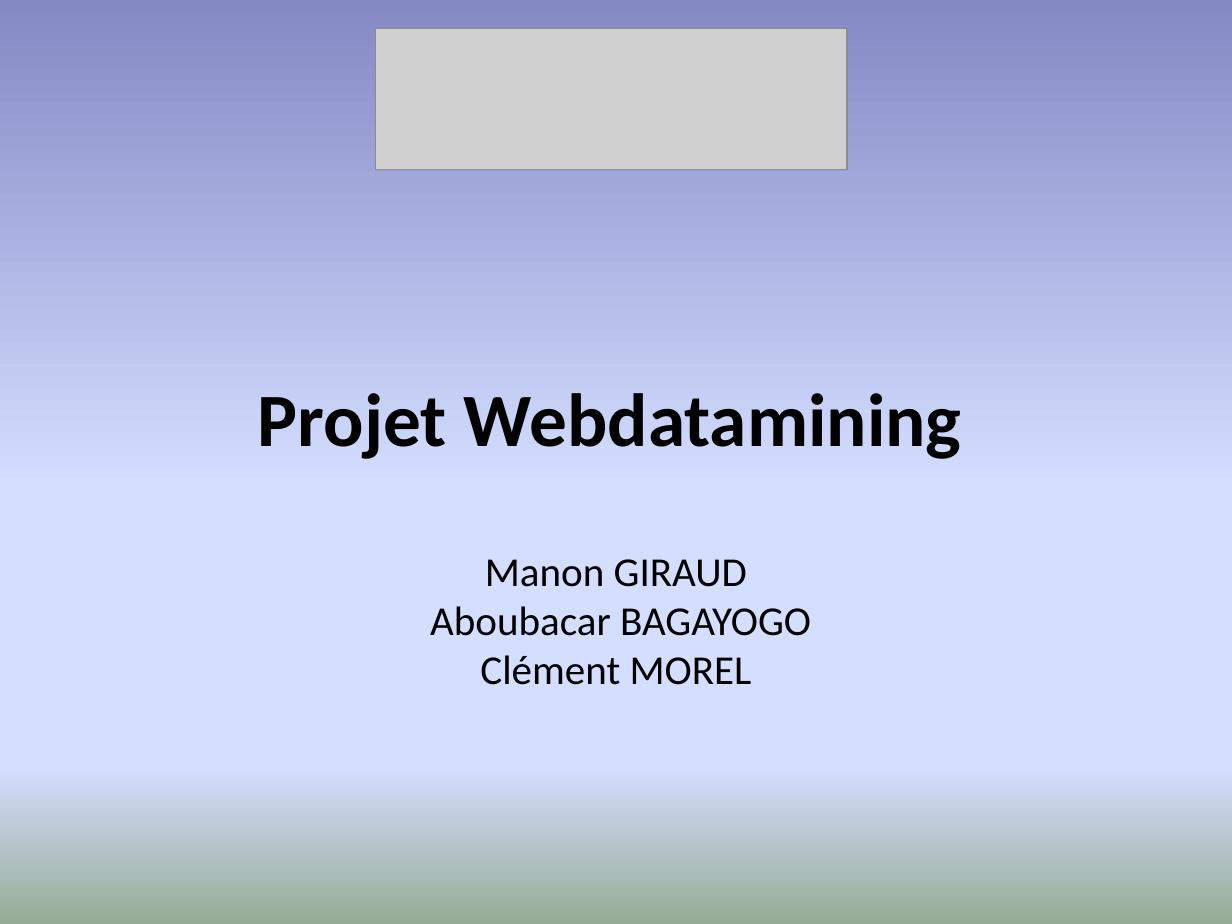
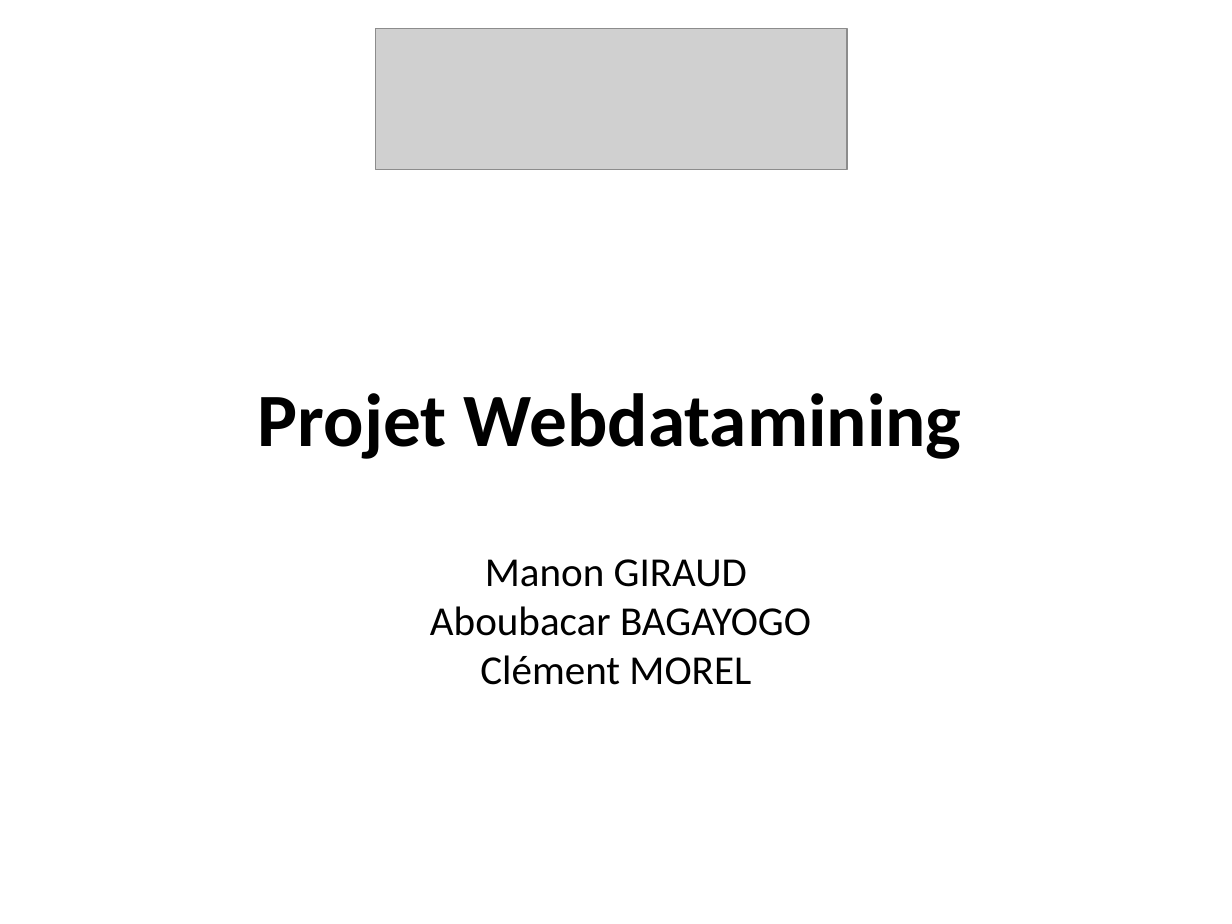
Before and after one commit to clemorelensai/TextminingMaAbCl, a slide deck: slide 1 of Projet Webdatamining.pptx. Drawn at 1232x924 pixels with LibreOffice and Linux fonts; fonts in the diff are those of the drawing; grey boxes stand for pictures. Boxes give left, top, right and bottom in pixels: in the first picture for what was removed or moved away, otherwise in the second. Text is boxed around its words. In the diff, an @@ line names an element or a change of style, - is before the commit and + after.

```diff
--- a/Projet Webdatamining.pptx
+++ b/Projet Webdatamining.pptx
@@ background gradient #8488C4 to #D4DEFF to #96AB94 to #FFFFFF @@
```
Also in this commit, not shown: 6 other slides changed, 3 slides added, 2 slides removed, 1 other file.
